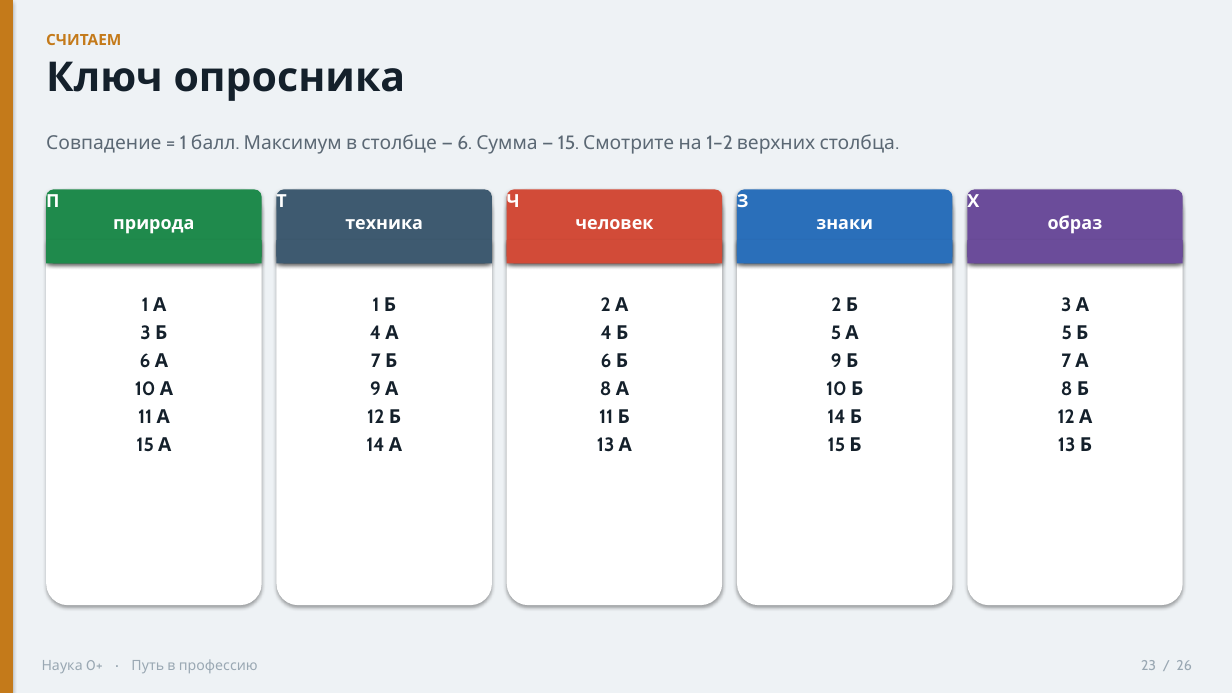
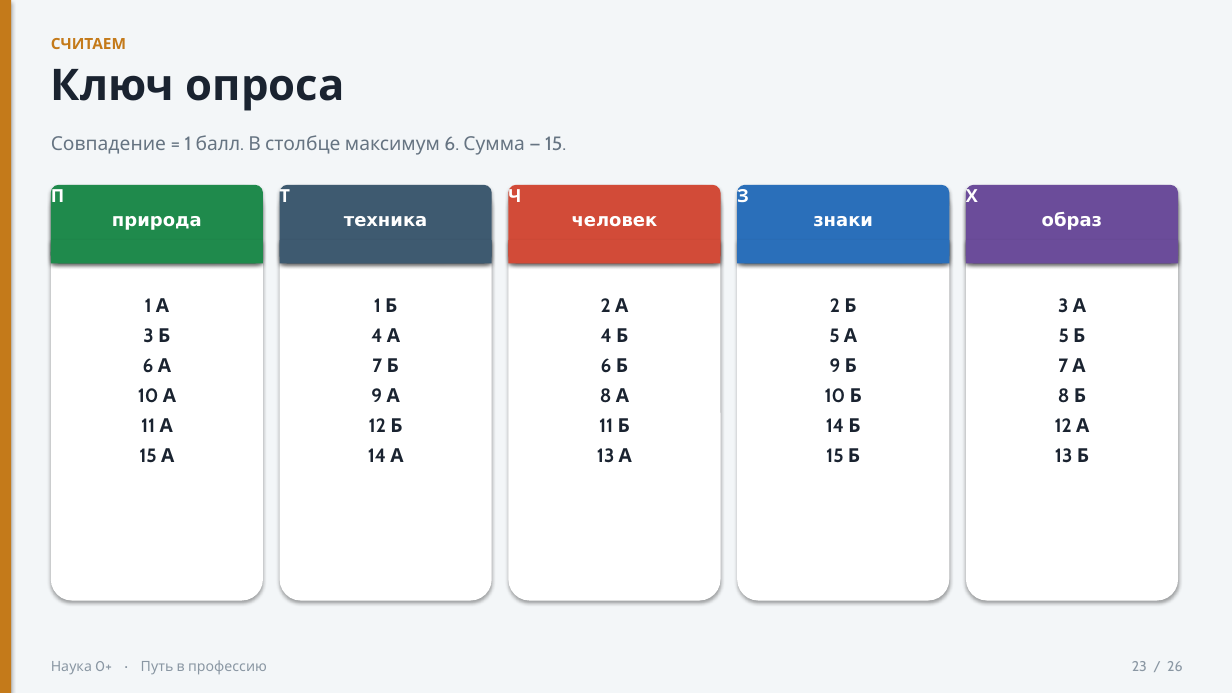
Before and after one commit to Sema917/-tourism, a slide deck: slide 23 of materials/Путь_в_профессию_презентация_20_минут.pptx. Drawn at 1232x693 pixels with LibreOffice and Linux fonts; fonts in the diff are those of the drawing. Boxes give left, top, right and bottom in pixels: in the first picture for what was removed or moved away, otherwise in the second. Text is boxed around its words. In the diff, an @@ line names an element or a change of style, - is before the commit and + after.

```diff
--- a/materials/Путь_в_профессию_презентация_20_минут.pptx
+++ b/materials/Путь_в_профессию_презентация_20_минут.pptx
@@ rectangle at (0, 0, 1232, 693): fill #EEF2F5 to #F3F6F8 @@
@@ text at (51, 69, 345, 111): text changed; size 32 to 34 pt; text colour #14202B to #1A2330 @@
-Ключ опросника
+Ключ опроса
@@ text at (51, 135, 566, 155): text changed; text colour #5B6874 to #667482 @@
-Совпадение = 1 балл. Максимум в столбце — 6. Сумма — 15. Смотрите на 1–2 верхних столбца.
+Совпадение = 1 балл. В столбце максимум 6. Сумма — 15.
@@ rounded rectangle: place and size @@
-rounded rectangle at (46, 189, 262, 605)
+rounded rectangle at (51, 185, 263, 601)
@@ rounded rectangle: place and size @@
-rounded rectangle at (46, 189, 262, 263)
+rounded rectangle at (51, 185, 263, 263)
@@ rounded rectangle: place and size @@
-rounded rectangle at (276, 189, 492, 605)
+rounded rectangle at (280, 185, 493, 601)
@@ rounded rectangle: place and size @@
-rounded rectangle at (276, 189, 492, 263)
+rounded rectangle at (280, 185, 493, 263)
@@ rounded rectangle: place and size @@
-rounded rectangle at (506, 189, 722, 263)
+rounded rectangle at (508, 185, 721, 263)
@@ rounded rectangle: place and size @@
-rounded rectangle at (738, 189, 953, 263)
+rounded rectangle at (738, 185, 950, 263)
@@ line spacing 1.05 to 1.08 in 6 elements at (51, 38, 126, 49), (508, 186, 658, 227), (737, 186, 873, 227), (280, 186, 428, 227), (51, 186, 202, 230), (966, 186, 1102, 230) @@
@@ 3 rounded rectangles: place and size @@
-3 rounded rectangles at (506, 189, 1183, 605)
+3 rounded rectangles at (508, 185, 1178, 601)
@@ rounded rectangle: place and size @@
-rounded rectangle at (968, 189, 1183, 263)
+rounded rectangle at (966, 185, 1178, 263)
@@ rectangle: place and size @@
-rectangle at (46, 240, 262, 263)
+rectangle at (51, 240, 263, 263)
@@ rectangle: place and size @@
-rectangle at (276, 240, 492, 263)
+rectangle at (280, 240, 493, 263)
@@ rectangle: place and size @@
-rectangle at (968, 240, 1183, 263)
+rectangle at (966, 240, 1178, 263)
@@ text colour #14202B to #1A2330; line spacing 1.05 to 1.08; more space between paragraphs in 5 elements at (597, 298, 632, 463), (825, 298, 862, 463), (368, 298, 403, 462), (138, 298, 176, 463), (1055, 298, 1089, 463) @@
@@ text "Наука 0+ · Путь в ..." at (51, 660, 267, 675): text colour #9AA8B3 to #8A97A3; line spacing 1.05 to 1.08 @@
@@ text "Наука 0+ · Путь в ...": place and size @@
-text "Наука 0+ · Путь в ..." at (42, 659, 258, 673)
+text "Наука 0+ · Путь в ..." at (51, 660, 267, 675)
@@ text "23 / 26": place and size @@
-text "23 / 26" at (1141, 660, 1191, 670)
+text "23 / 26" at (1132, 661, 1182, 671)
@@ text "23 / 26" at (1132, 661, 1182, 671): text colour #9AA8B3 to #8A97A3; line spacing 1.05 to 1.08 @@
```
Also in this commit, not shown: 23 other slides changed, 2 slides added, 2 slides removed, 11 other files.
